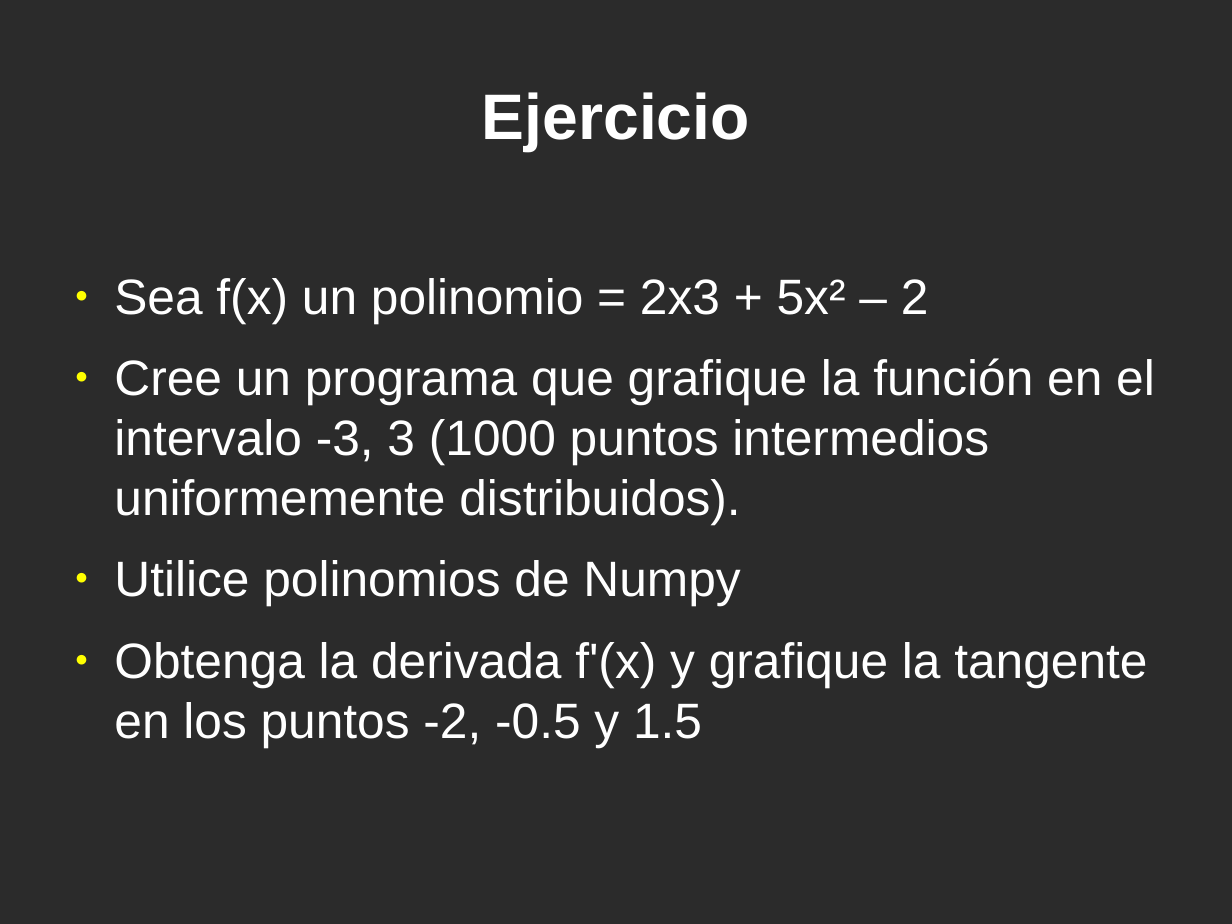
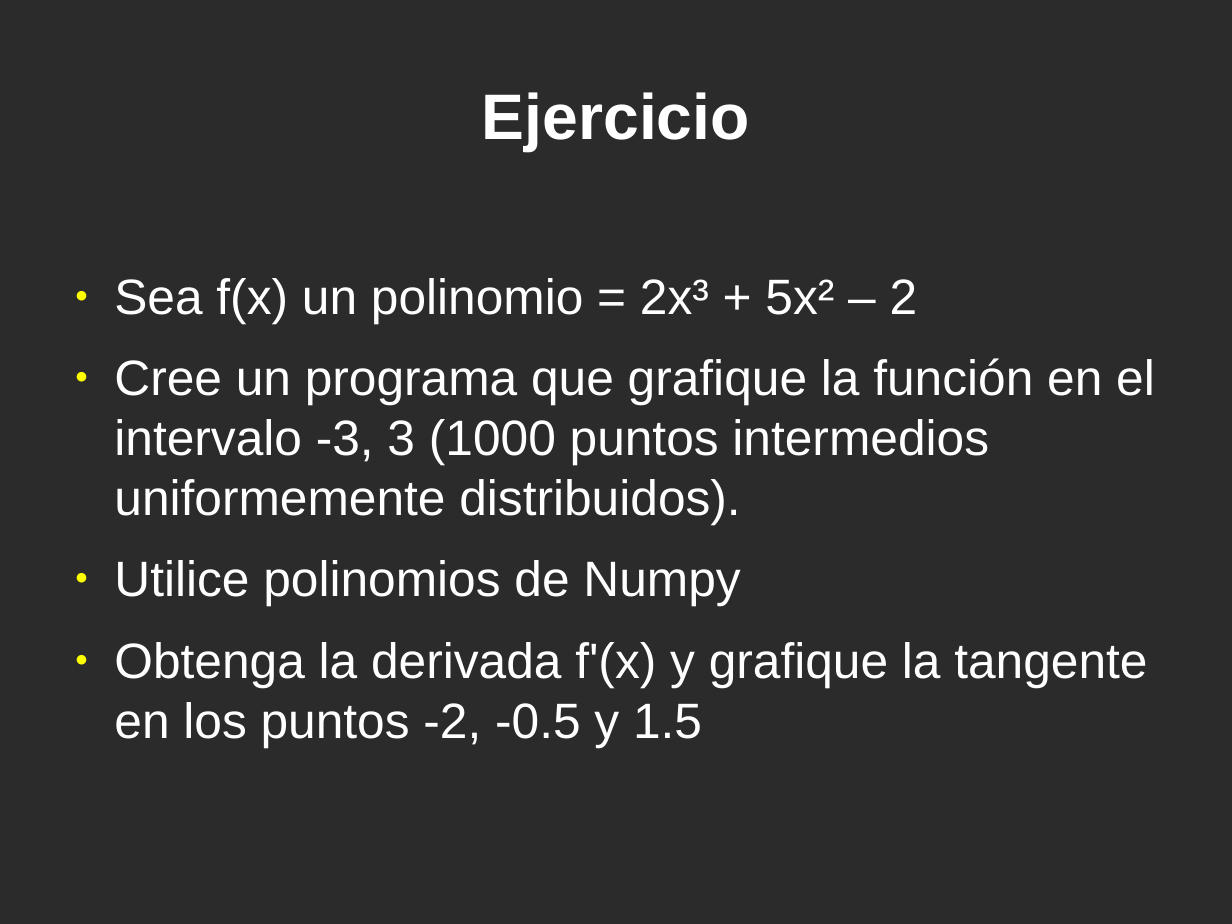
Before and after one commit to jeudy/clases_topicosI2013, a slide deck: slide 26 of 10-Librerias-NumPy.odp (slide 24 before the commit). Drawn at 1232x924 pixels with LibreOffice and Linux fonts; fonts in the diff are those of the drawing; background and template pictures are left out; a plain dark background stands for a picture behind light text. Boxes give left, top, right and bottom in pixels: in the first picture for what was removed or moved away, otherwise in the second. Text is boxed around its words. In the diff, an @@ line names an element or a change of style, - is before the commit and + after.

Commit message:
Ejercicio adicional

```diff
--- a/10-Librerias-NumPy.odp
+++ b/10-Librerias-NumPy.odp
@@ text at [114,278,918,323]: text changed @@
-● Sea f(x) un polinomio = 2x3 + 5x² – 2
+● Sea f(x) un polinomio = 2x³ + 5x² – 2
```
Also in this commit, not shown: 2 slides added, 1 other file.
